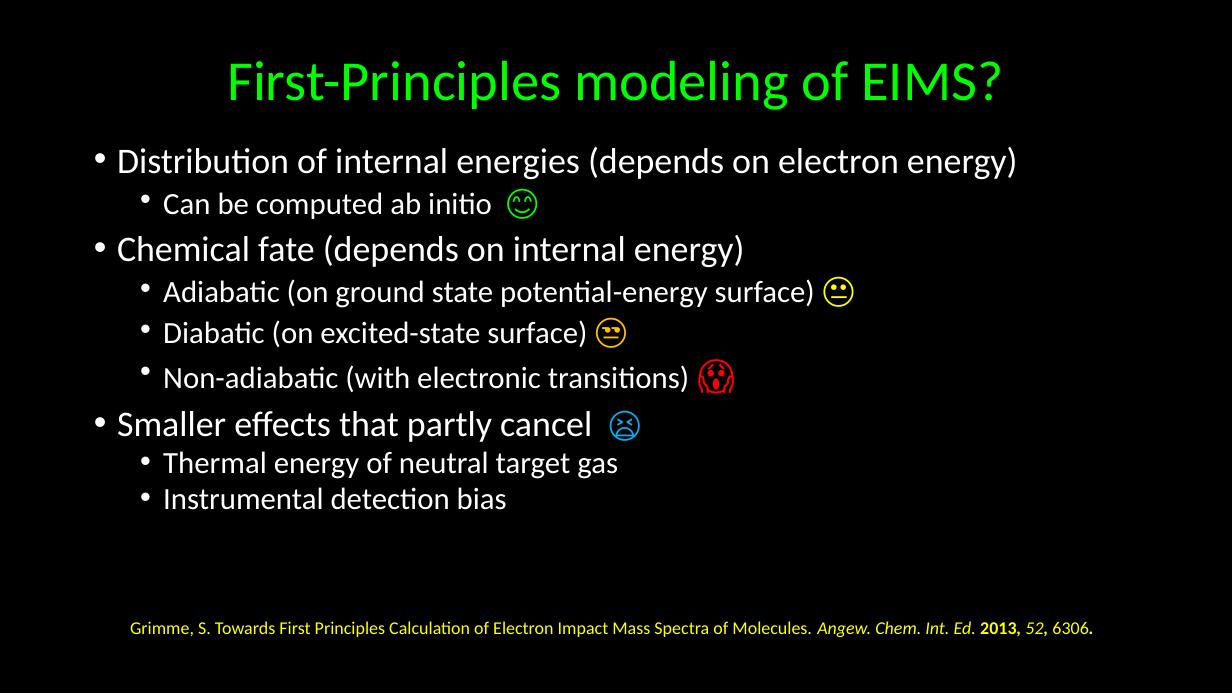
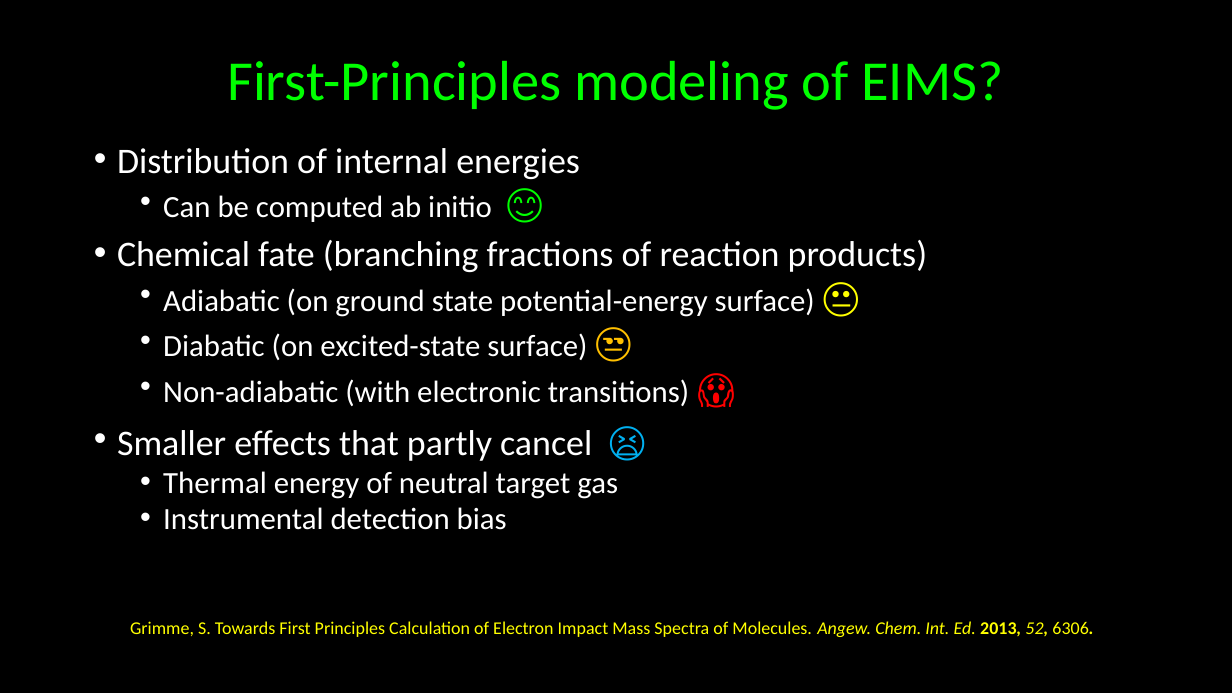
Before and after one commit to kkinist/ACS_Boston_2018, a slide deck: slide 11 of ACS_Boston_2018_Irikura.pptx. Drawn at 1232x693 pixels with LibreOffice and Linux fonts; fonts in the diff are those of the drawing. Boxes give left, top, right and bottom in pixels: in the first picture for what was removed or moved away, otherwise in the second. Text is boxed around its words. In the diff, an @@ line names an element or a change of style, - is before the commit and + after.

```diff
--- a/ACS_Boston_2018_Irikura.pptx
+++ b/ACS_Boston_2018_Irikura.pptx
@@ text at [117,148,580,179]: text changed @@
-• Distribution of internal energies (depends on electron energy)
+• Distribution of internal energies
@@ text at [117,195,815,461]: size 28 to 32 pt in "😊", "😐", "😒", "😫" @@
@@ text at [117,240,927,272]: text changed @@
-• Chemical fate (depends on internal energy)
+• Chemical fate (branching fractions of reaction products)
```
Also in this commit, not shown: 8 other slides changed, 1 slide added, 1 other file.
